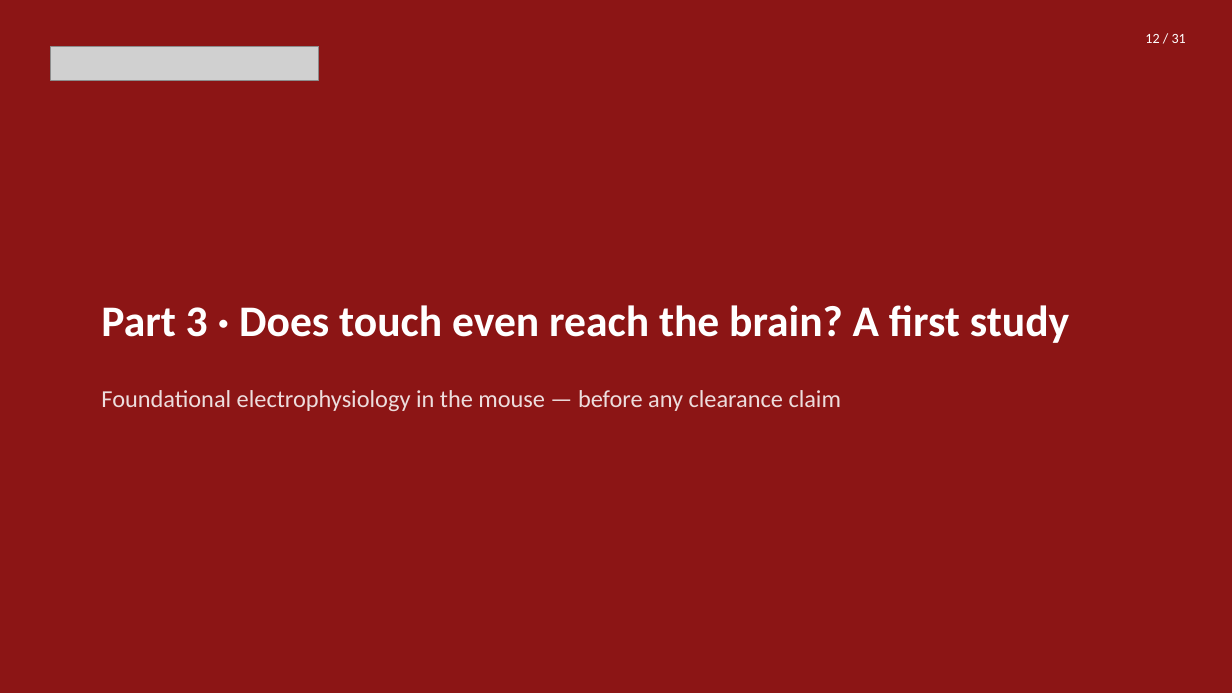
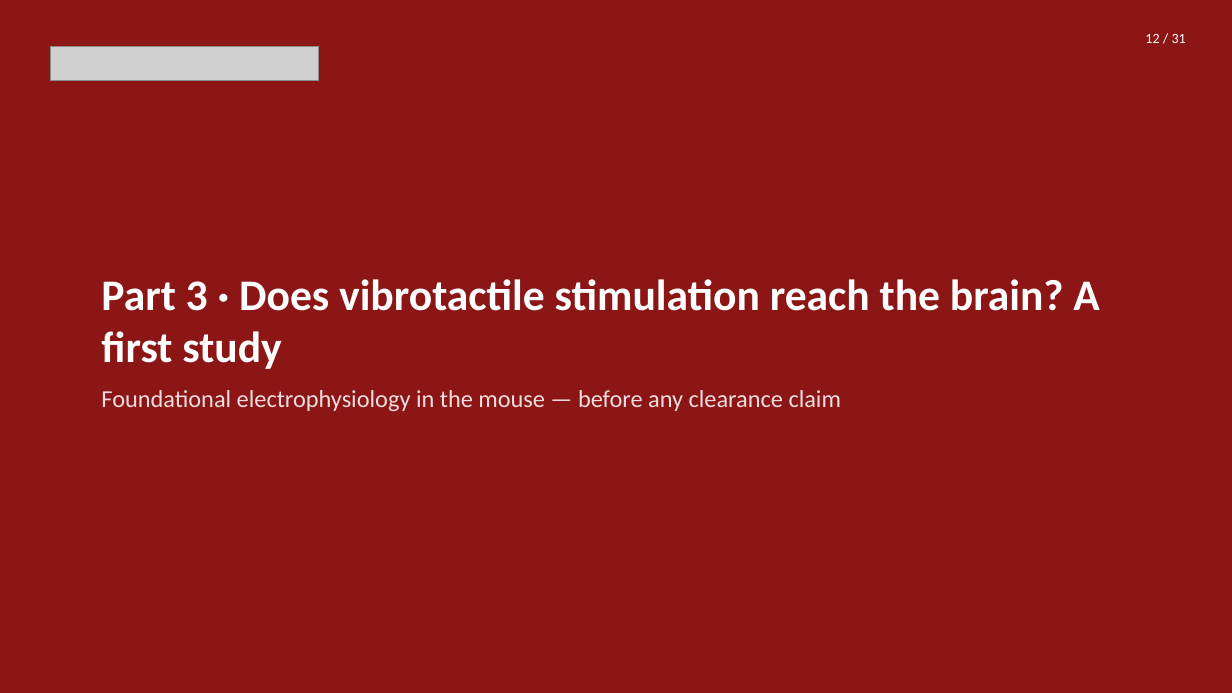
Before and after one commit to wehabit/hpaticmousebuzsakilab, a slide deck: slide 12 of presentation/haptic_brain_talk.pptx. Drawn at 1232x693 pixels with LibreOffice and Linux fonts; fonts in the diff are those of the drawing; grey boxes stand for pictures. Boxes give left, top, right and bottom in pixels: in the first picture for what was removed or moved away, otherwise in the second. Text is boxed around its words. In the diff, an @@ line names an element or a change of style, - is before the commit and + after.

```diff
--- a/presentation/haptic_brain_talk.pptx
+++ b/presentation/haptic_brain_talk.pptx
@@ text at bbox=[101, 279, 1099, 369]: text changed @@
-Part 3 · Does touch even reach the brain? A first study
+Part 3 · Does vibrotactile stimulation reach the brain? A first study
```
Also in this commit, not shown: 7 other slides changed, 2 other files.
